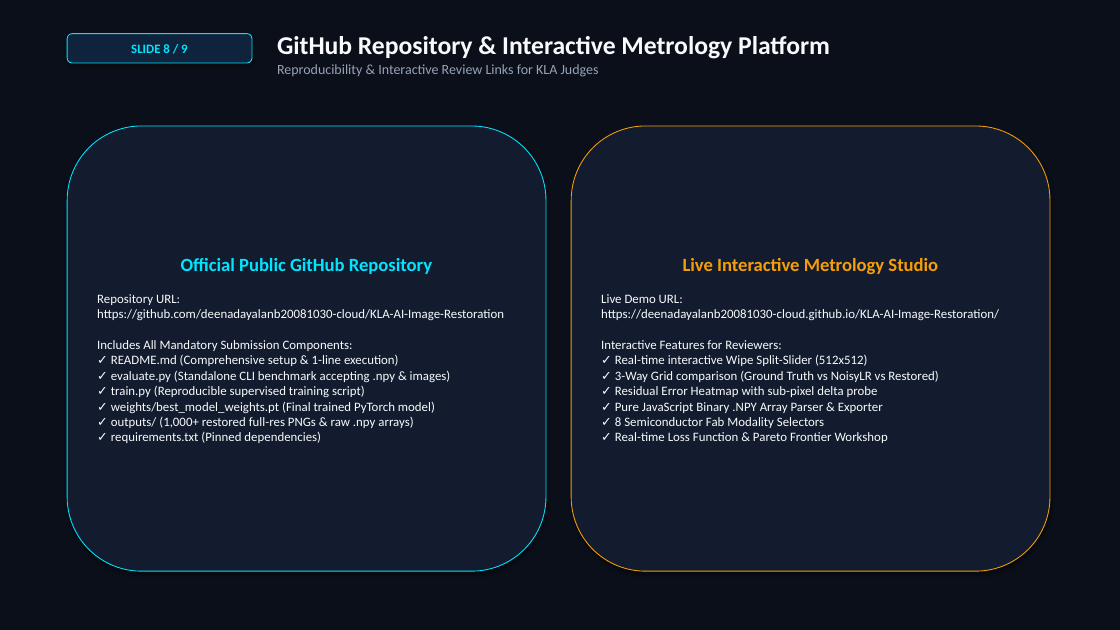
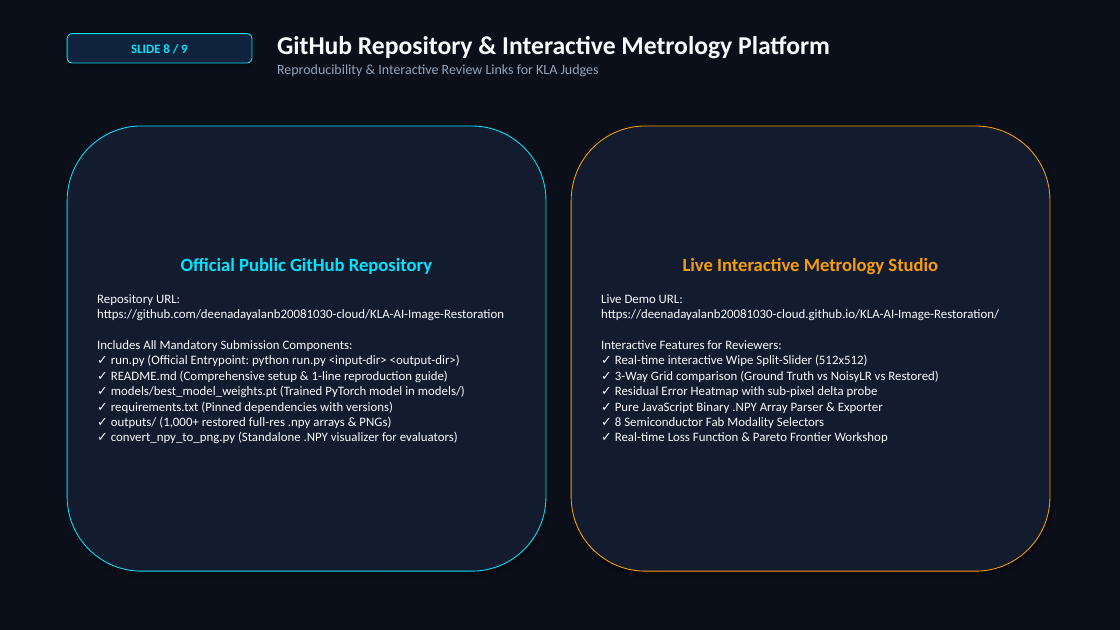
Before and after one commit to deenadayalanb20081030-cloud/KLA-AI-Image-Restoration, a slide deck: slide 8 of NanoRestore_KLA_PS01.pptx. Drawn at 1120x630 pixels with LibreOffice and Linux fonts; fonts in the diff are those of the drawing. Boxes give left, top, right and bottom in pixels: in the first picture for what was removed or moved away, otherwise in the second. Text is boxed around its words. In the diff, an @@ line names an element or a change of style, - is before the commit and + after.

```diff
--- a/NanoRestore_KLA_PS01.pptx
+++ b/NanoRestore_KLA_PS01.pptx
@@ text in rounded rectangle at box(97, 294, 504, 443): text changed @@
-Repository URL:
-https://github.com/deenadayalanb20081030-cloud/KLA-AI-Image-Restoration
-Includes All Mandatory Submission Components:
-✓ README.md (Comprehensive setup & 1-line execution)
-✓ evaluate.py (Standalone CLI benchmark accepting .npy & images)
-✓ train.py (Reproducible supervised training script)
-✓ weights/best_model_weights.pt (Final trained PyTorch model)
-✓ outputs/ (1,000+ restored full-res PNGs & raw .npy arrays)
-✓ requirements.txt (Pinned dependencies)
+Repository URL:
+https://github.com/deenadayalanb20081030-cloud/KLA-AI-Image-Restoration
+Includes All Mandatory Submission Components:
+✓ run.py (Official Entrypoint: python run.py <input-dir> <output-dir>)
+✓ README.md (Comprehensive setup & 1-line reproduction guide)
+✓ models/best_model_weights.pt (Trained PyTorch model in models/)
+✓ requirements.txt (Pinned dependencies with versions)
+✓ outputs/ (1,000+ restored full-res .npy arrays & PNGs)
+✓ convert_npy_to_png.py (Standalone .NPY visualizer for evaluators)
```
Also in this commit, not shown: 7 other files.
